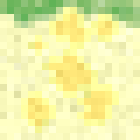
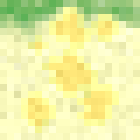
Layer changes from the first w=140, h=140 image to the second:
painted on "blard_grass_block.png" over (0, 0, 112, 49)
